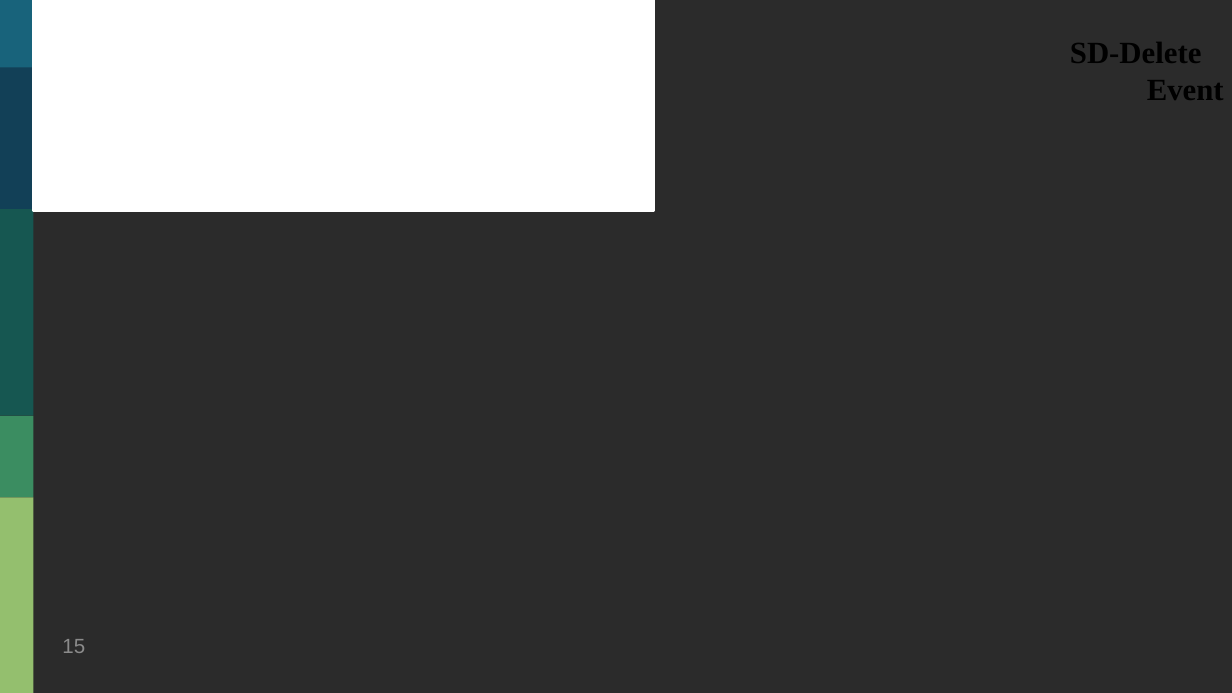
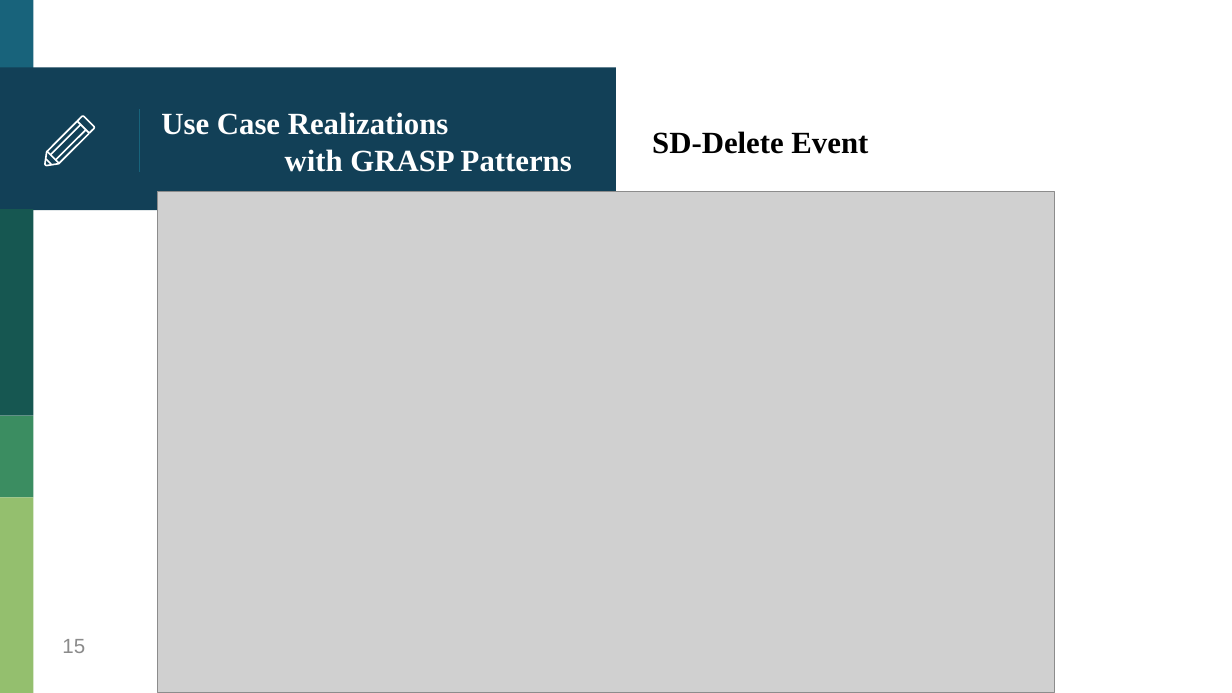
Before and after one commit to HankTwZhong/OOAD, a slide deck: slide 15 of OOAD_Midterm.pptx. Drawn at 1232x693 pixels with LibreOffice and Linux fonts; fonts in the diff are those of the drawing; grey boxes stand for pictures; background and template pictures are left out; a plain dark background stands for a picture behind light text. Boxes give left, top, right and bottom in pixels: in the first picture for what was removed or moved away, otherwise in the second. Text is boxed around its words. In the diff, an @@ line names an element or a change of style, - is before the commit and + after.

```diff
--- a/OOAD_Midterm.pptx
+++ b/OOAD_Midterm.pptx
@@ background picture (left out) to #FFFFFF @@
@@ rectangle removed at bbox=[34, 0, 654, 211] @@
@@ line added from (139, 110) to (139, 172), #18637B 0.75 pt @@
@@ text at bbox=[652, 131, 868, 154]: text changed @@
-SD-Delete
-Event
+SD-Delete Event
@@ picture added at bbox=[158, 192, 1055, 693] @@
```
Also in this commit, not shown: 10 other slides changed, 7 other files.
